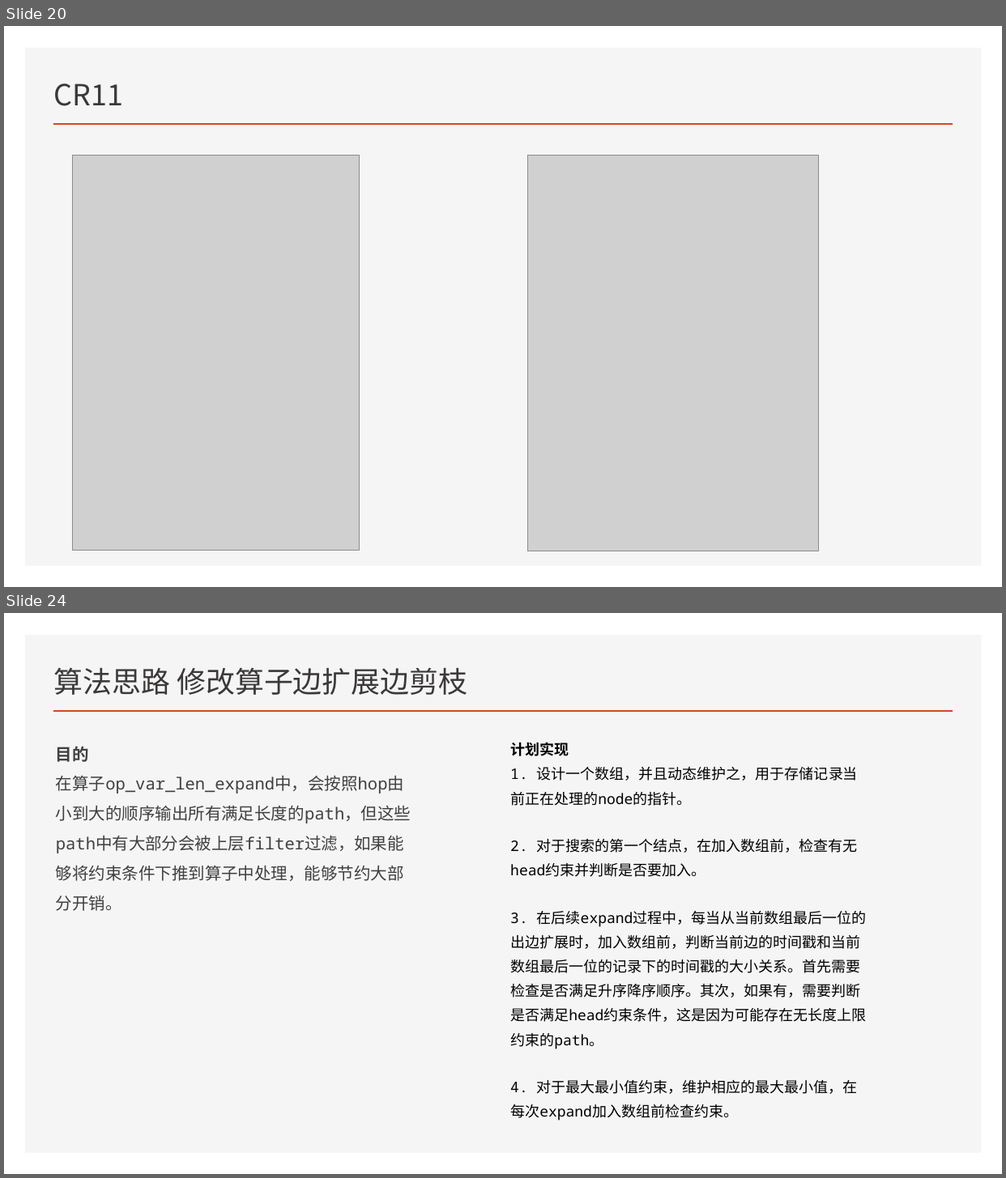
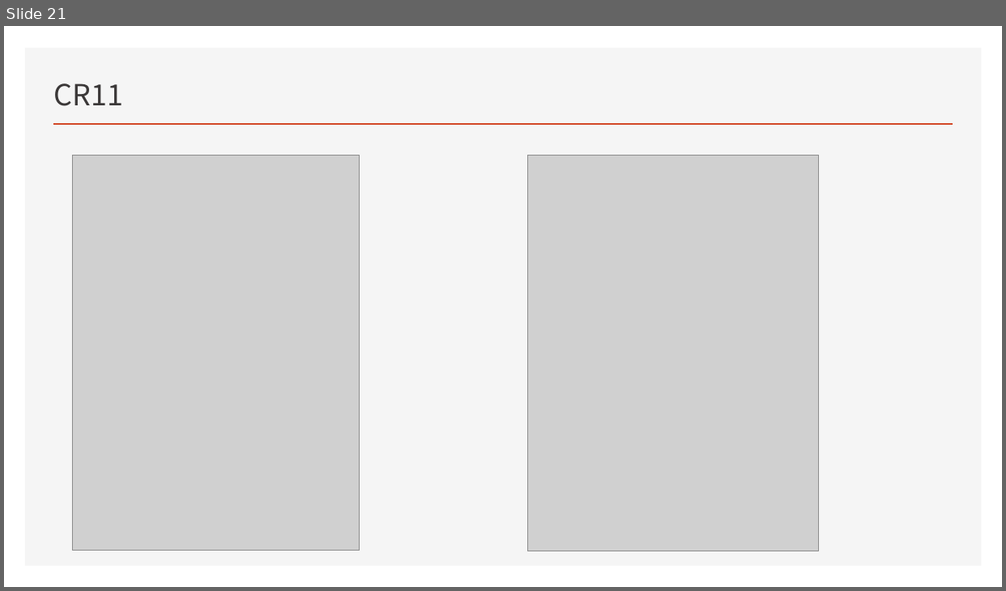
Before and after one commit to peace-dove/demo, a slide deck: transfer/4.3.pptx. Shown one above the other, each under a label of ours: slides 20 and 24 before the commit, slide 21 after it; the slides between them are not shown. The pictures are 1006x1178 and 1006x591 pixels, drawn with LibreOffice and Linux fonts; fonts in the diff are those of the drawing; grey boxes stand for pictures. Boxes give left, top, right and bottom in pixels: in the first picture for what was removed or moved away, otherwise in the second. Text is boxed around its words. In the diff, an @@ line names an element or a change of style, - is before the commit and + after.

```diff
--- a/transfer/4.3.pptx
+++ b/transfer/4.3.pptx
@@ slide 24 removed at bbox=[4, 613, 1002, 1174], background #FFFFFF; not listed: 2 template elements that a slide beside it also shows @@
@@ title removed at bbox=[54, 667, 467, 695] @@
-算法思路 修改算子边扩展边剪枝
@@ text removed at bbox=[56, 746, 411, 911] @@
-目的
-在算子op_var_len_expand中，会按照hop由小到大的顺序输出所有满足长度的path，但这些path中有大部分会被上层filter过滤，如果能够将约束条件下推到算子中处理，能够节约大部分开销。
@@ text removed at bbox=[510, 742, 867, 1121] @@
-计划实现
-1. 设计一个数组，并且动态维护之，用于存储记录当前正在处理的node的指针。
-2. 对于搜索的第一个结点，在加入数组前，检查有无head约束并判断是否要加入。
-3. 在后续expand过程中，每当从当前数组最后一位的出边扩展时，加入数组前，判断当前边的时间戳和当前数组最后一位的记录下的时间戳的大小关系。首先需要检查是否满足升序降序顺序。其次，如果有，需要判断是否满足head约束条件，这是因为可能存在无长度上限约束的path。
-4. 对于最大最小值约束，维护相应的最大最小值，在每次expand加入数组前检查约束。
@@ what was slide 20 is now slide 21 @@
```
Also in this commit, not shown: 10 slides changed, 2 slides added, 3 other slides removed.
